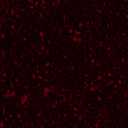
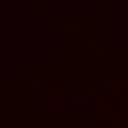
Before/after of a 128×128 layered artwork. What changed in the layer stack:
renamed "Layer 1" to "Layer 2", painted on it over [0, 0, 128, 128]
removed layer "Layer 0" over [0, 0, 128, 128]
